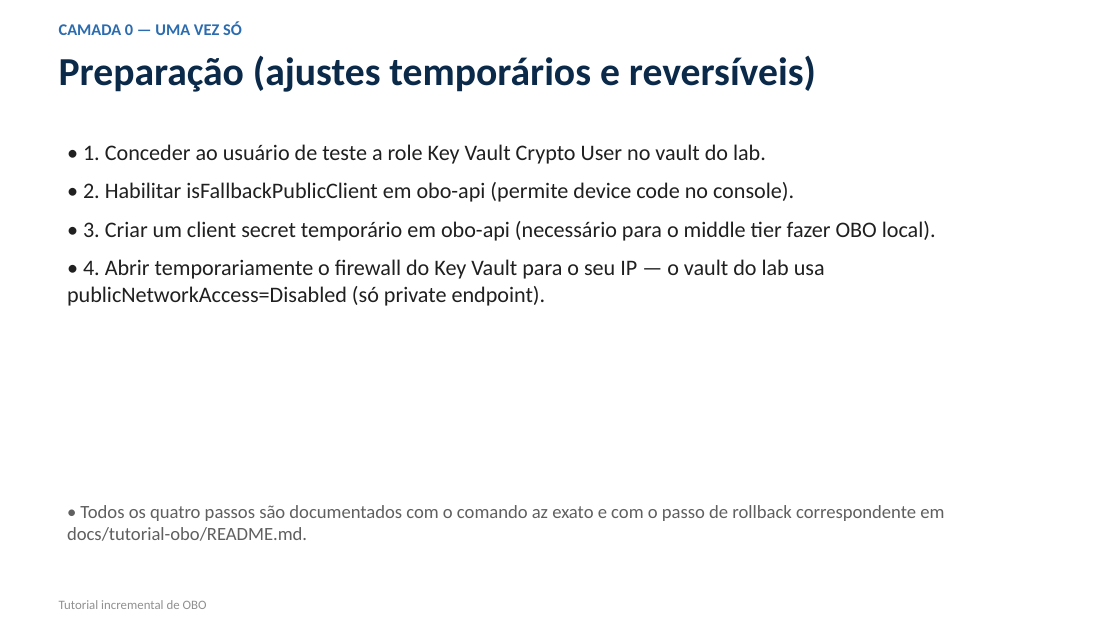
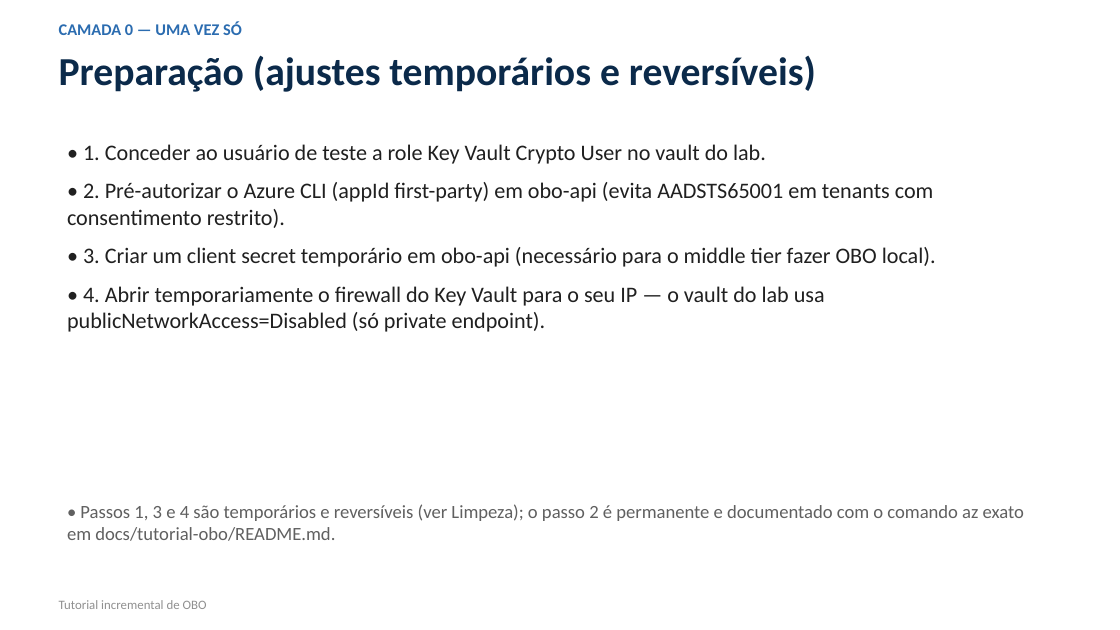
Before and after one commit to EdneiMonteiro/obo-sqlserver, a slide deck: slide 5 of docs/tutorial-obo/tutorial-obo.pptx. Drawn at 1120x630 pixels with LibreOffice and Linux fonts; fonts in the diff are those of the drawing. Boxes give left, top, right and bottom in pixels: in the first picture for what was removed or moved away, otherwise in the second. Text is boxed around its words. In the diff, an @@ line names an element or a change of style, - is before the commit and + after.

```diff
--- a/docs/tutorial-obo/tutorial-obo.pptx
+++ b/docs/tutorial-obo/tutorial-obo.pptx
@@ text at (67, 182, 934, 228): text changed @@
-• 2. Habilitar isFallbackPublicClient em obo-api (permite device code no console).
+• 2. Pré-autorizar o Azure CLI (appId first-party) em obo-api (evita AADSTS65001 em tenants com consentimento restrito).
@@ text at (67, 504, 1024, 541): text changed @@
-• Todos os quatro passos são documentados com o comando az exato e com o passo de rollback correspondente em docs/tutorial-obo/README.md.
+• Passos 1, 3 e 4 são temporários e reversíveis (ver Limpeza); o passo 2 é permanente e documentado com o comando az exato em docs/tutorial-obo/README.md.
```
Also in this commit, not shown: 5 other slides changed, 6 other files.
